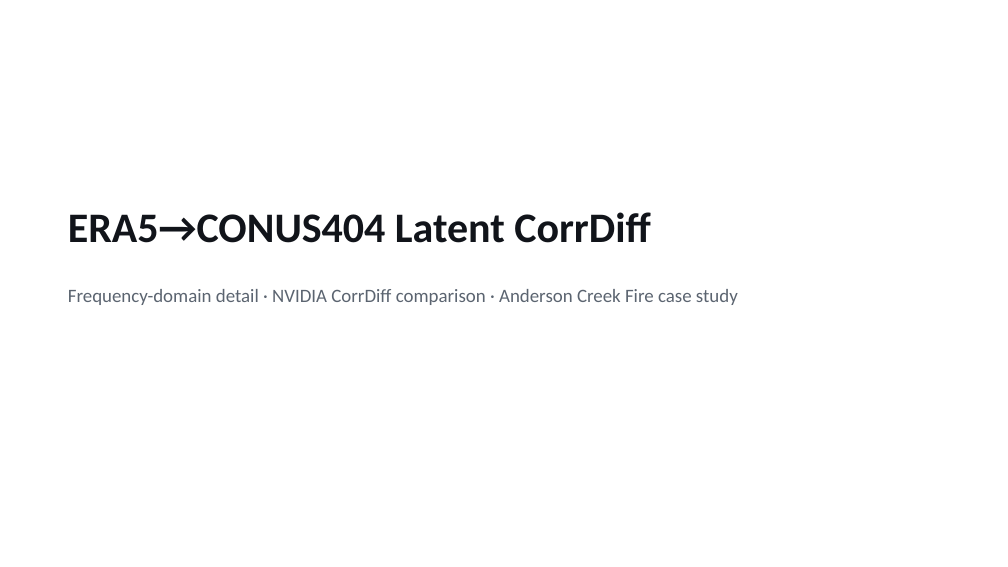
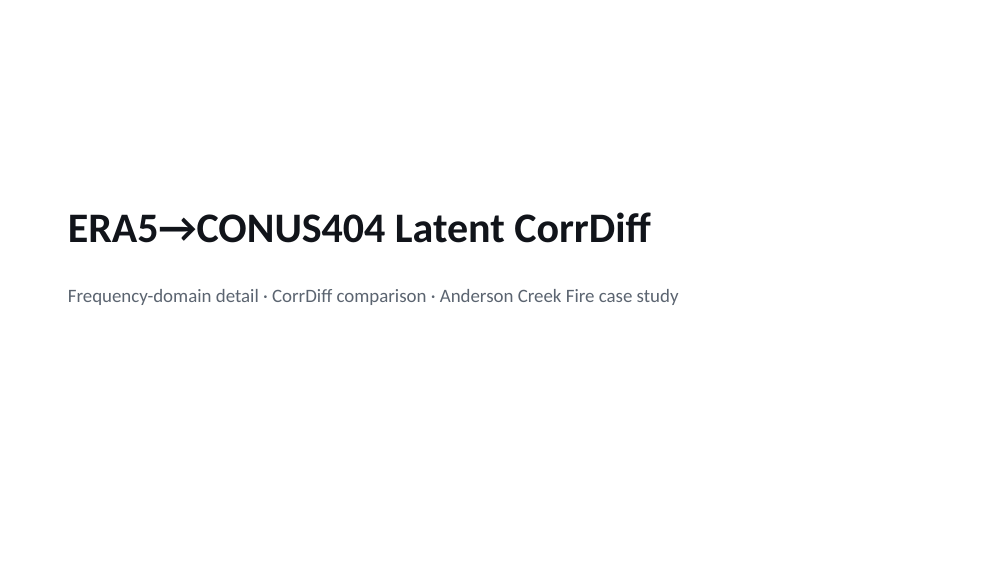
Before and after one commit to milhud/diffusion_downscaling_model, a slide deck: slide 1 of results/corrdiff_comparison/corrdiff_benchmark_slides.pptx. Drawn at 1008x567 pixels with LibreOffice and Linux fonts; fonts in the diff are those of the drawing. Boxes give left, top, right and bottom in pixels: in the first picture for what was removed or moved away, otherwise in the second. Text is boxed around its words. In the diff, an @@ line names an element or a change of style, - is before the commit and + after.

```diff
--- a/results/corrdiff_comparison/corrdiff_benchmark_slides.pptx
+++ b/results/corrdiff_comparison/corrdiff_benchmark_slides.pptx
@@ text at (x1=68, y1=289, x2=679, y2=305): text changed @@
-Frequency-domain detail · NVIDIA CorrDiff comparison · Anderson Creek Fire case study
+Frequency-domain detail · CorrDiff comparison · Anderson Creek Fire case study
```
Also in this commit, not shown: 13 other slides changed, 2 slides added, 3 slides removed, 18 other files.
